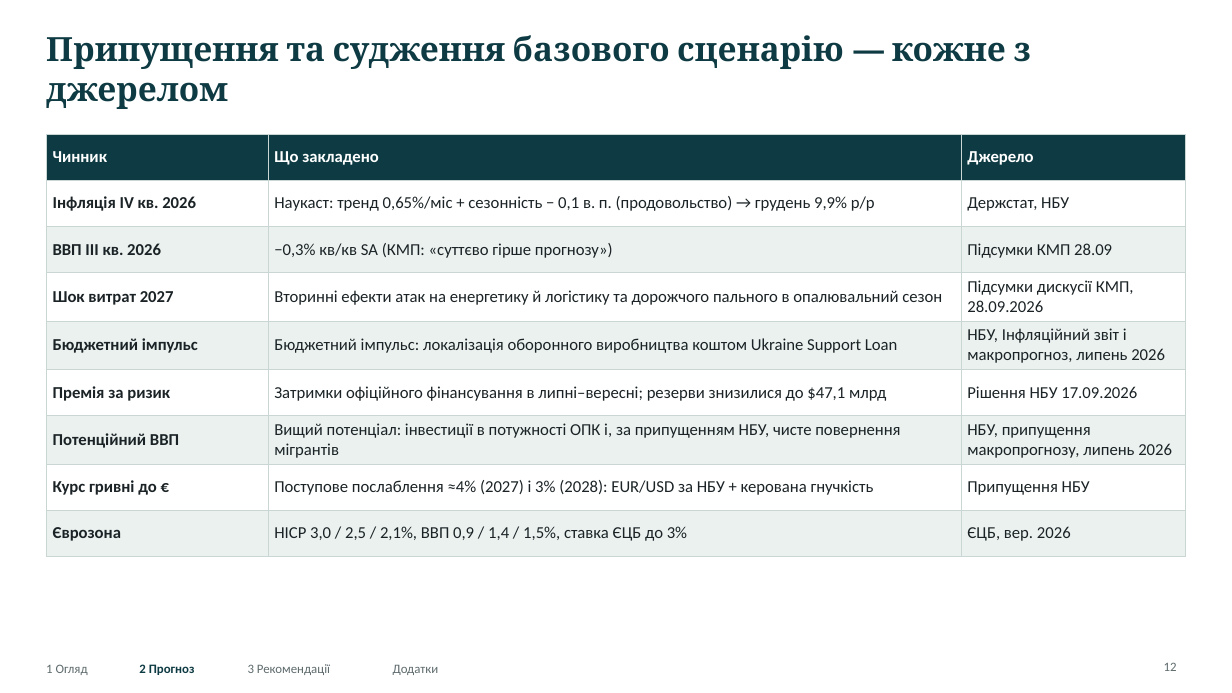
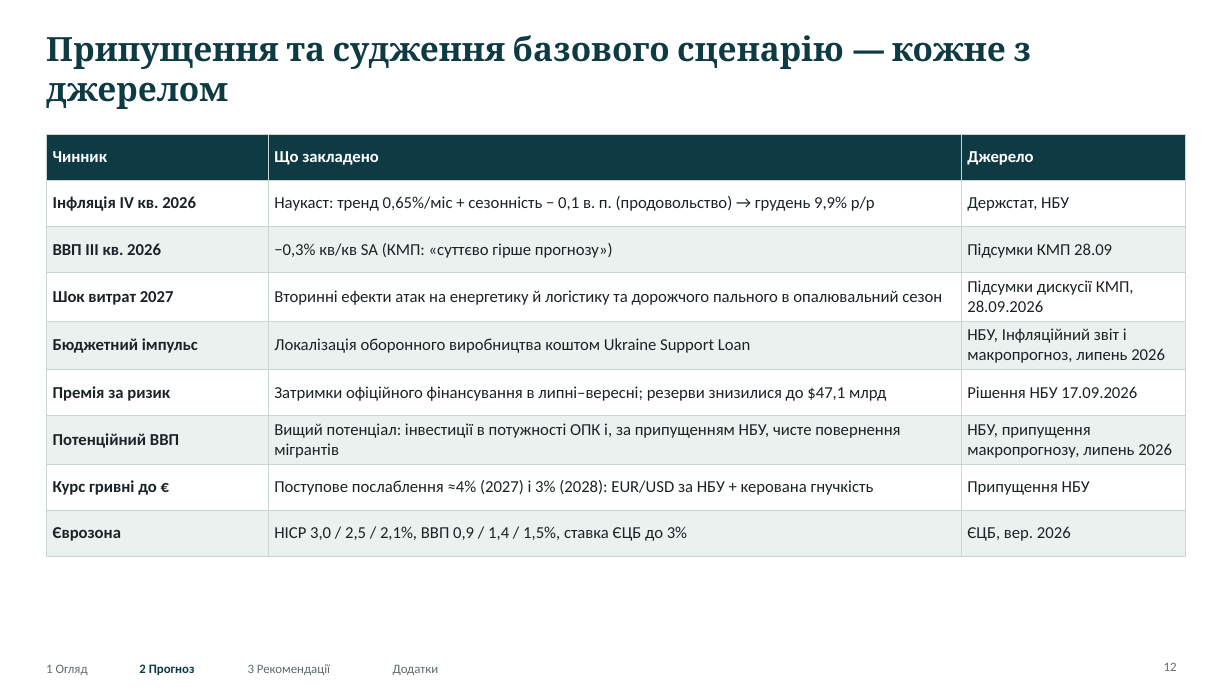
Before and after one commit to caplitt/nbu-challenge-2026, a slide deck: slide 12 of presentation/NBU_University_Challenge_2026.pptx. Drawn at 1232x693 pixels with LibreOffice and Linux fonts; fonts in the diff are those of the drawing. Boxes give left, top, right and bottom in pixels: in the first picture for what was removed or moved away, otherwise in the second. Text is boxed around its words. In the diff, an @@ line names an element or a change of style, - is before the commit and + after.

```diff
--- a/presentation/NBU_University_Challenge_2026.pptx
+++ b/presentation/NBU_University_Challenge_2026.pptx
@@ table at <box>46,134,1186,545</box> @@
-row 5, column 2: Бюджетний імпульс: локалізація оборонного виробництва коштом Ukraine Support Loan
+row 5, column 2: Локалізація оборонного виробництва коштом Ukraine Support Loan
```
Also in this commit, not shown: 4 other slides changed, 33 other files.
